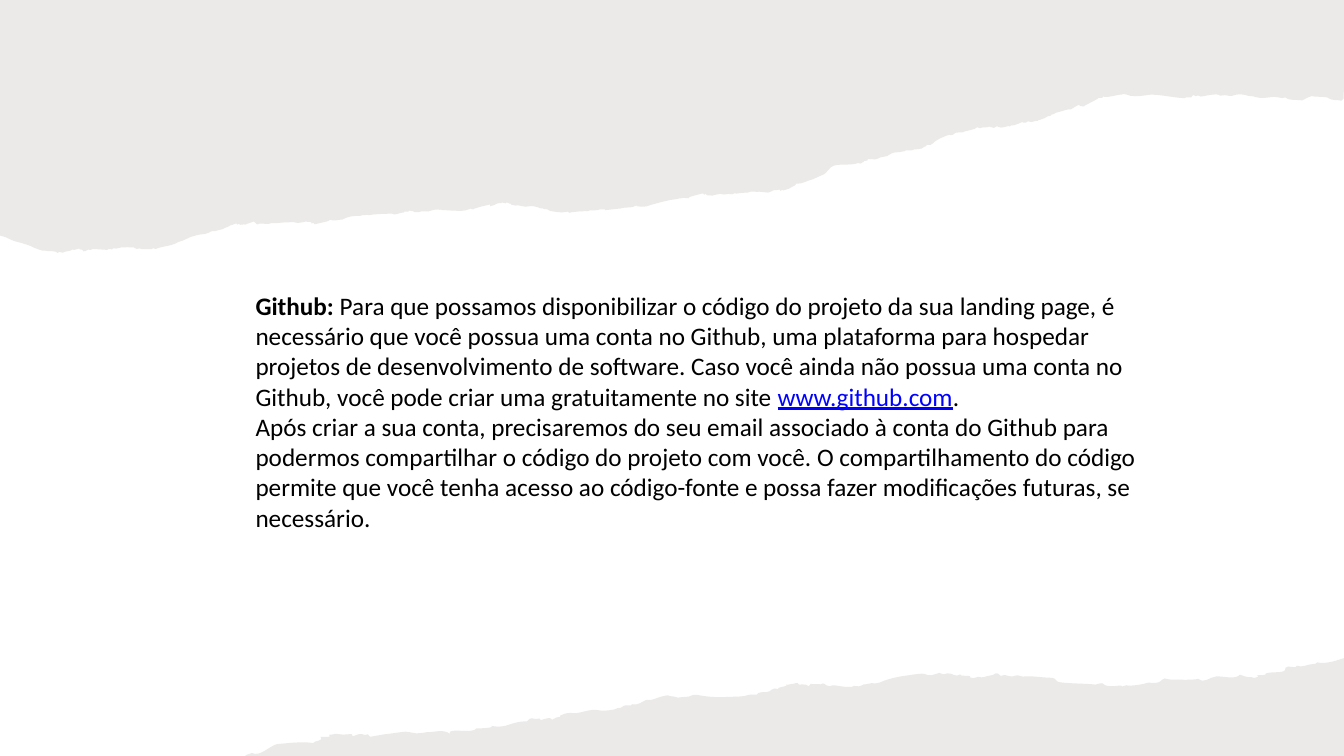
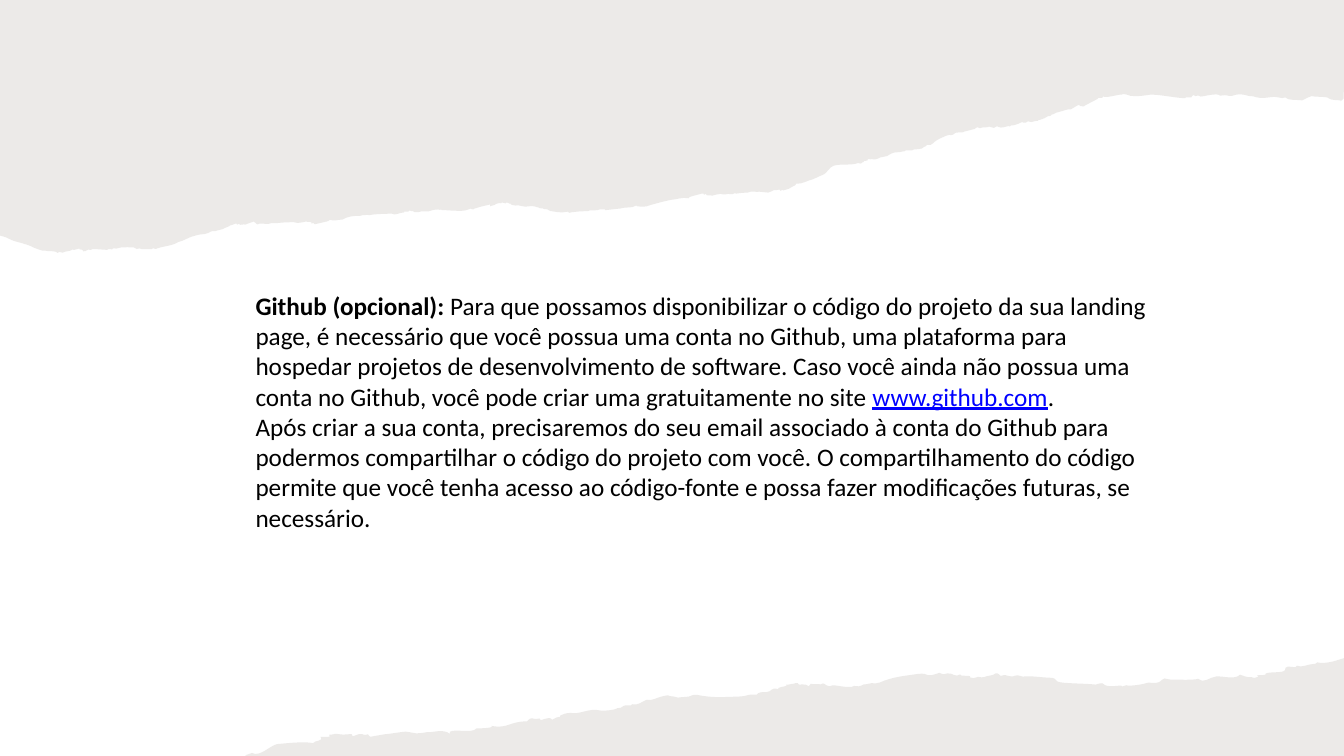
Before and after one commit to slesbel/Design-Studio, a slide deck: slide 13 of lawyer/guia_para_advogados.pptx. Drawn at 1344x756 pixels with LibreOffice and Linux fonts; fonts in the diff are those of the drawing. Boxes give left, top, right and bottom in pixels: in the first picture for what was removed or moved away, otherwise in the second. Text is boxed around its words. In the diff, an @@ line names an element or a change of style, - is before the commit and + after.

```diff
--- a/lawyer/guia_para_advogados.pptx
+++ b/lawyer/guia_para_advogados.pptx
@@ text at box(256, 296, 1145, 411): text changed @@
-Github: Para que possamos disponibilizar o código do projeto da sua landing page, é necessário que você possua uma conta no Github, uma plataforma para hospedar projetos de desenvolvimento de software. Caso você ainda não possua uma conta no Github, você pode criar uma gratuitamente no site www.github.com.
+Github (opcional): Para que possamos disponibilizar o código do projeto da sua landing page, é necessário que você possua uma conta no Github, uma plataforma para hospedar projetos de desenvolvimento de software. Caso você ainda não possua uma conta no Github, você pode criar uma gratuitamente no site www.github.com.
```
Also in this commit, not shown: 8 other files.
